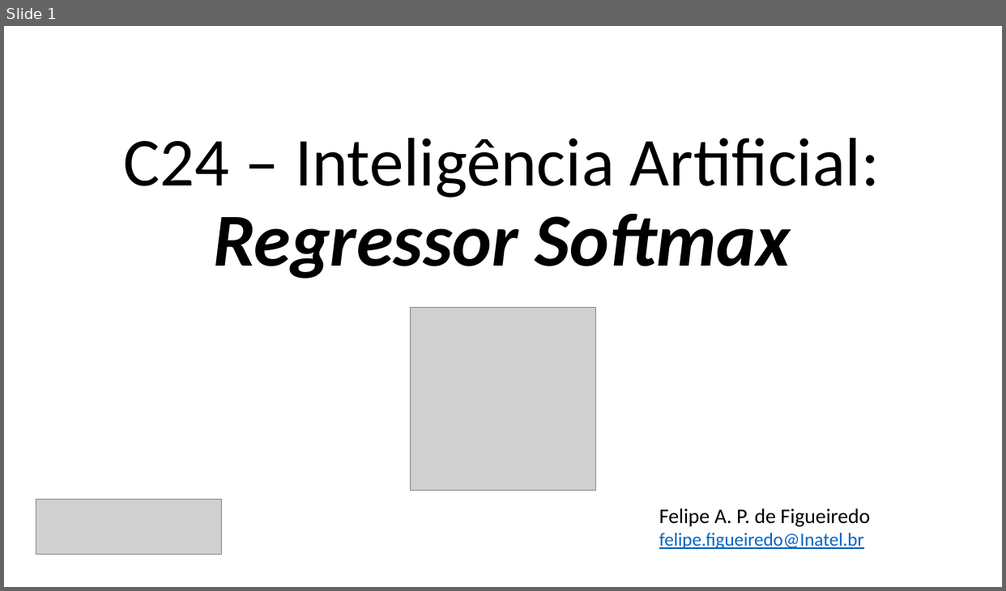
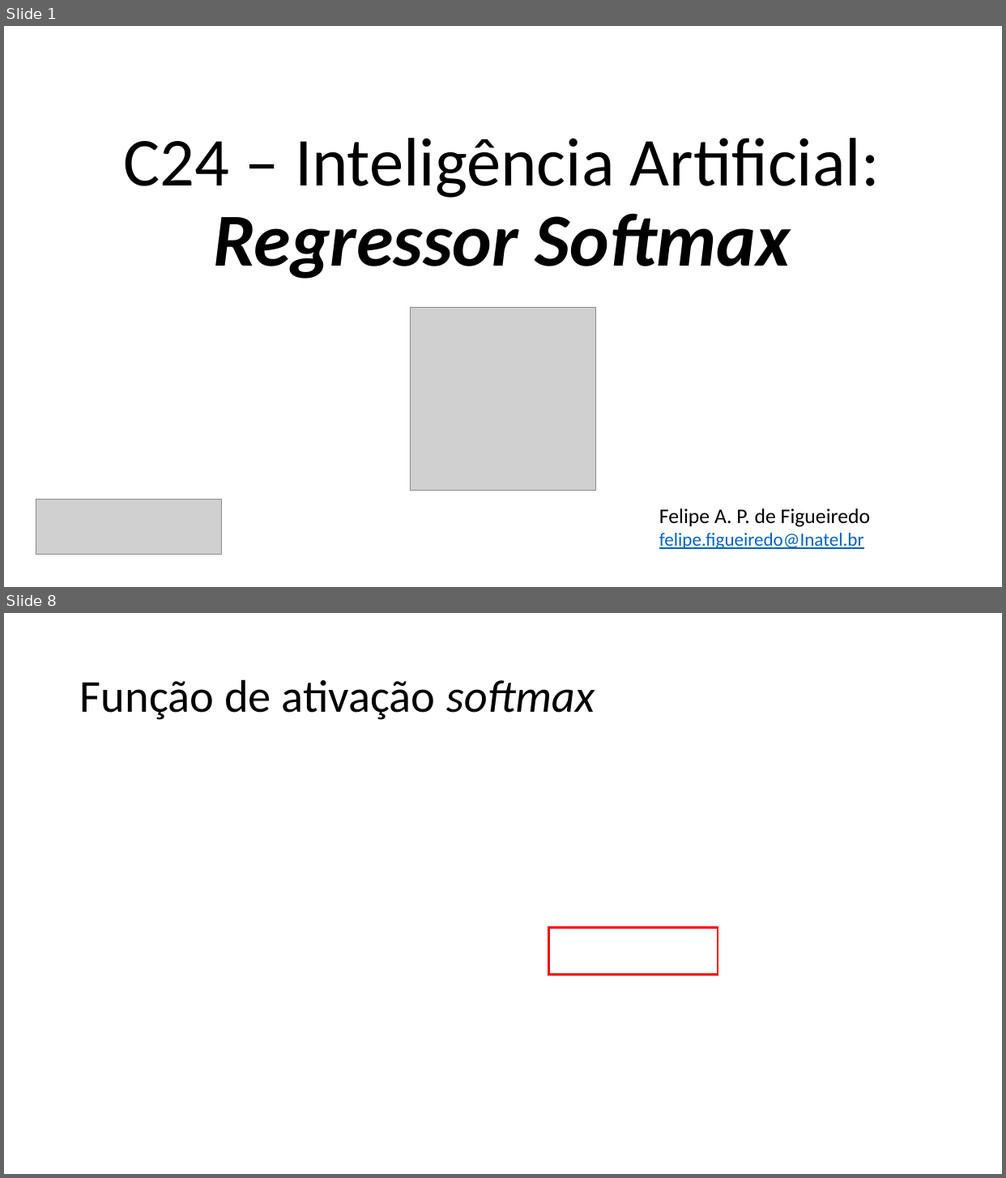
Before and after one commit to zz4fap/c24_inteligencia_artificial, a slide deck: slides/C24_Regressor_Softmax.pptx. Shown one above the other, each under a label of ours: slide 1 before the commit, slides 1 and 8 after it; the slides between them are not shown. The pictures are 1006x591 and 1006x1178 pixels, drawn with LibreOffice and Linux fonts; fonts in the diff are those of the drawing; grey boxes stand for pictures. Boxes give left, top, right and bottom in pixels: in the first picture for what was removed or moved away, otherwise in the second. Text is boxed around its words. In the diff, an @@ line names an element or a change of style, - is before the commit and + after.

```diff
--- a/slides/C24_Regressor_Softmax.pptx
+++ b/slides/C24_Regressor_Softmax.pptx
@@ slide 8 added at box(4, 613, 1002, 1174), background #FFFFFF @@
@@ title added at box(80, 679, 595, 720), 44 pt, text #000000 @@
+Função de ativação softmax
@@ rectangle added at box(549, 927, 718, 974), outline #FF0000 2.25 pt @@
```
Also in this commit, not shown: 24 other slides added, 2 slides removed.
